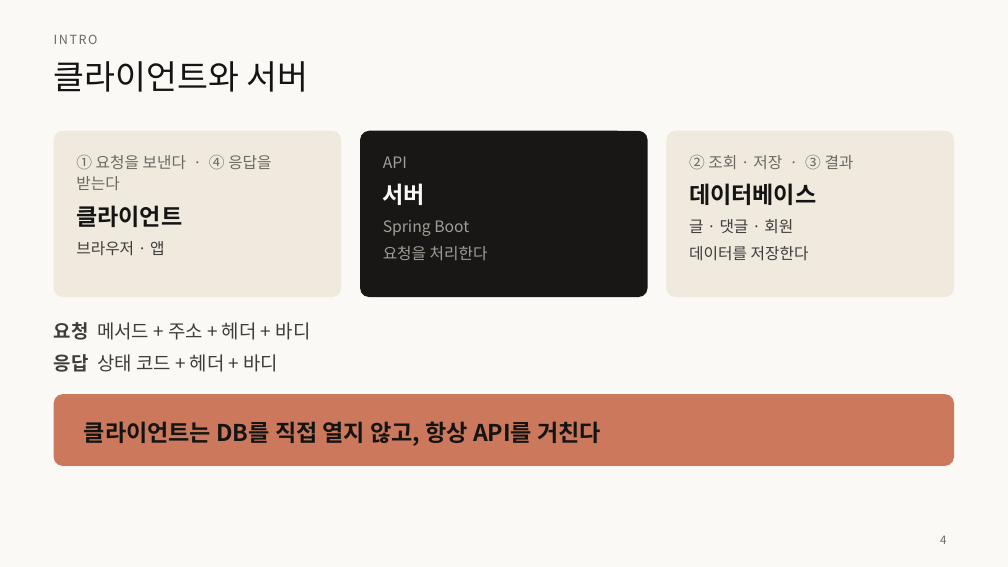
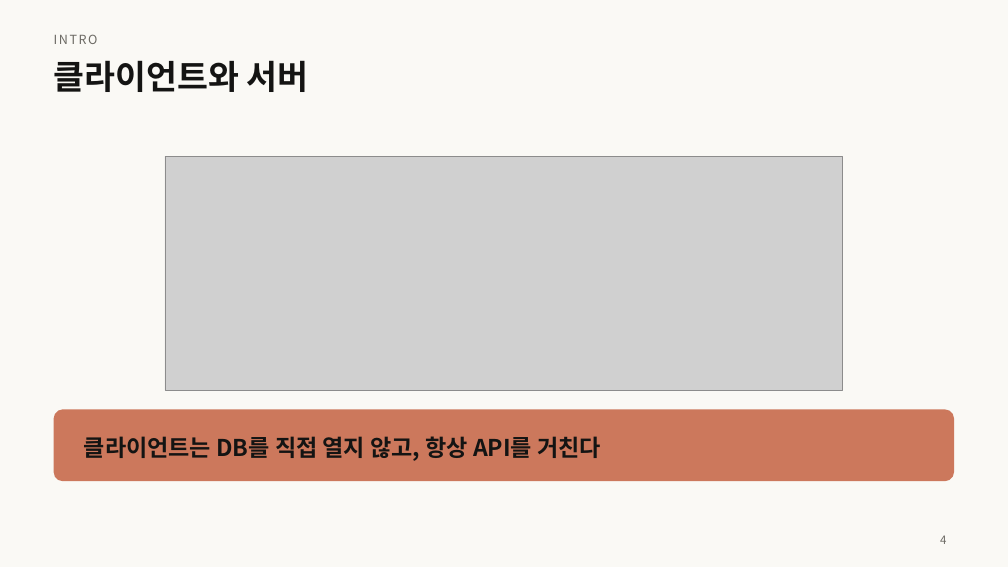
Before and after one commit to home-blog/docs-RESTful, a slide deck: slide 4 of 발표/RESTful-API-설계.pptx. Drawn at 1008x567 pixels with LibreOffice and Linux fonts; fonts in the diff are those of the drawing; grey boxes stand for pictures. Boxes give left, top, right and bottom in pixels: in the first picture for what was removed or moved away, otherwise in the second. Text is boxed around its words. In the diff, an @@ line names an element or a change of style, - is before the commit and + after.

```diff
--- a/발표/RESTful-API-설계.pptx
+++ b/발표/RESTful-API-설계.pptx
@@ title "클라이언트와 서버" at [54, 60, 309, 92]: bold on @@
@@ rounded rectangle removed at [54, 131, 341, 297] @@
@@ rounded rectangle removed at [360, 131, 647, 297] @@
@@ rounded rectangle removed at [667, 131, 954, 297] @@
@@ text removed at [76, 155, 271, 256] @@
-① 요청을 보낸다 · ④ 응답을 받는다
-클라이언트
-브라우저 · 앱
@@ picture added at [165, 156, 843, 390] @@
@@ text removed at [383, 156, 488, 260] @@
-API
-서버
-Spring Boot
-요청을 처리한다
@@ text removed at [689, 155, 854, 261] @@
-② 조회 · 저장 · ③ 결과
-데이터베이스
-글 · 댓글 · 회원
-데이터를 저장한다
@@ text removed at [54, 322, 311, 372] @@
-요청 메서드 + 주소 + 헤더 + 바디
-응답 상태 코드 + 헤더 + 바디
@@ rounded rectangle: place and size @@
-rounded rectangle at [54, 394, 954, 466]
+rounded rectangle at [54, 410, 954, 482]
@@ text "클라이언트는 DB를 직접 열지 않고, ...": place and size @@
-text "클라이언트는 DB를 직접 열지 않고, ..." at [84, 421, 601, 446]
+text "클라이언트는 DB를 직접 열지 않고, ..." at [84, 436, 601, 461]
```
Also in this commit, not shown: 32 other slides changed, 8 slides added, 1 slide removed, 10 other files.
